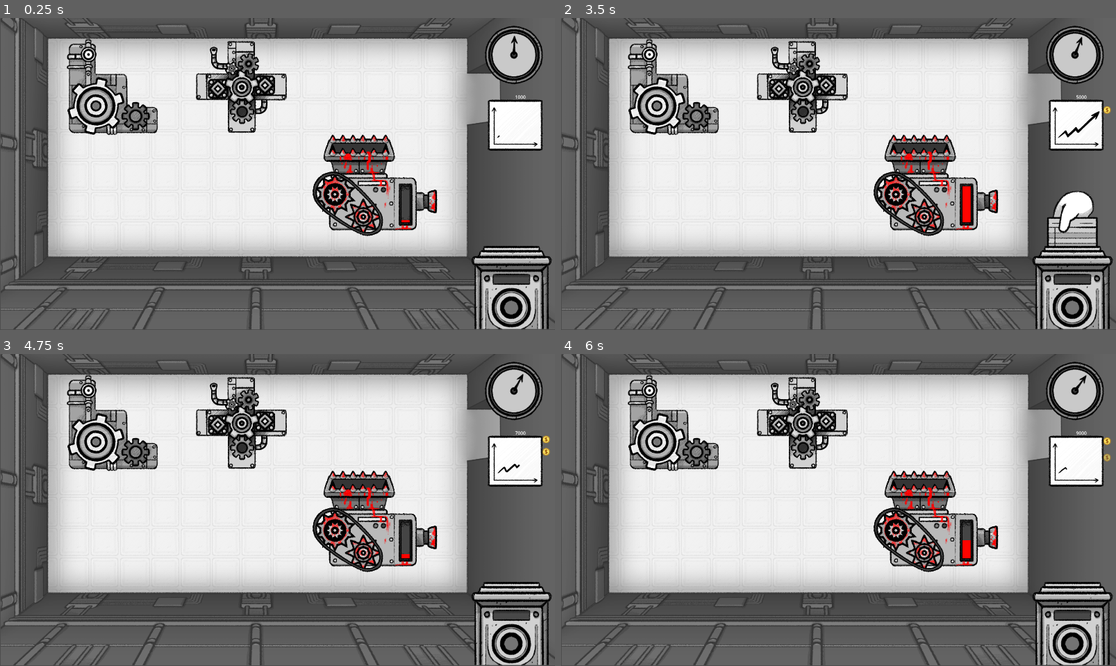
Above: before the commit, frames 1-4 (two rows, left to right).
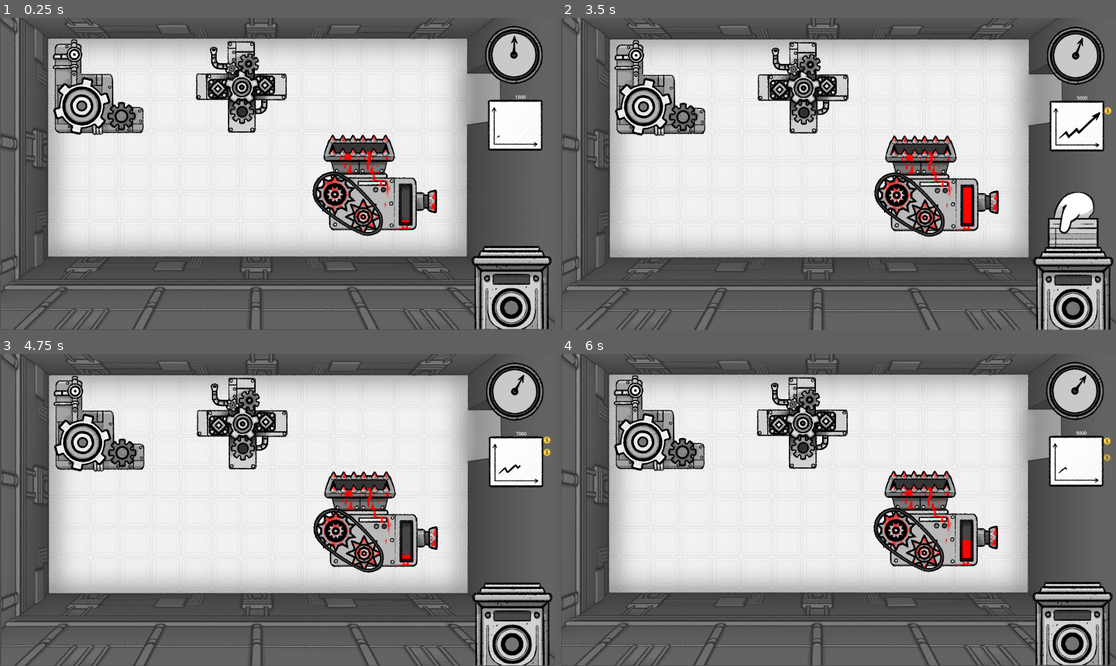
Above: after the commit, the same moments.

Repository: Aeropulu/LaHordeJam
Game: Godot game, scene res://scenes/usine.tscn
Two runs of this game, one before a commit and one after it. Both use one fixed random seed, a clock stepped at 60 frames per second and the inputs below. Sound files missing from this copy of the repository are replaced by a short silence.
Inputs (mouse positions are in pixels of both pictures, inside the frame that each line leads up to):
- Up to frame 1 (0.25 s): no input
- Up to frame 2 (3.5 s): tap Enter (ui_accept) at 0.5, 0.77, 1.52, 3.02 s; move the mouse to (672, 89) at 0.52 s; press the mouse at (672, 89) at 0.53 s; hold Right (ui_right) 0.53-2.03 s; move the mouse to (805, 89) at 1.27 s; release the mouse at (805, 89) at 1.28 s; click (805, 89) at 1.35 s; move the mouse to (938, 186) at 2.02 s; press the mouse at (938, 186) at 2.03 s; hold Left (ui_left) 2.03-2.78 s; move the mouse to (1071, 286) at 2.77 s; release the mouse at (1071, 286) at 2.78 s; hold Right (ui_right) from 2.78 s (still down); click (1071, 286) at 2.85 s
- Up to frame 3 (4.75 s): move the mouse to (444, 556) at 3.52 s; press the mouse at (444, 556) at 3.53 s; tap Enter (ui_accept) at 3.77, 4.52 s; move the mouse to (111, 463) at 4.27 s; release Right (ui_right) at 4.28 s; release the mouse at (111, 463) at 4.28 s; hold Left (ui_left) from 4.28 s (still down); click (111, 463) at 4.35 s
- Up to frame 4 (6 s): move the mouse to (866, 510) at 5.02 s; release Left (ui_left) at 5.03 s; press the mouse at (866, 510) at 5.03 s; hold Right (ui_right) 5.03-5.78 s; move the mouse to (755, 432) at 5.77 s; release the mouse at (755, 432) at 5.78 s; hold Left (ui_left) from 5.78 s (still down); click (755, 432) at 5.85 s

The runs differ from the first frame. In frame 1, 3.1% of the frame differs, in the area x 9-29%, y 6-38%; in frame 2, 16%, in the area x 0-100%, y 0-100%; in frame 3, 14%; in frame 4, 3.1%.

Commit message:
positioning

Diff:
--- /dev/null
+++ b/scenes/Camera2D.gd
@@ -0,0 +1,20 @@
+extends Camera2D
+
+var _signal = 1
+var frequency = 8.0
+var shakingDuration = 30
+var shakingTimer = 0
+
+func _ready():
+	pass # Replace with function body.
+
+func _process(delta):
+	if shakingTimer > 0 :#&& (global_position.y == 432 || global_position.y == 0):
+		if fmod(shakingTimer, frequency) == 0:
+			var horizontalAmplitude = randf_range(2.0,3.0)
+			var verticalAmplitude = randf_range(2.0,3.0)
+			_signal *= -1
+			set_offset(Vector2(horizontalAmplitude*_signal + 960,verticalAmplitude*_signal + 540))
+		shakingTimer -= 1
+	else:
+		set_offset(Vector2(960,540))
--- a/scenes/TextureProgressBar.gd
+++ b/scenes/TextureProgressBar.gd
@@ -2,11 +2,13 @@
 
 var global_capital = 0
 var _death_effect: PackedScene = preload("res://scenes/vfx/blood_effect.tscn")
+var shakingTime = 100
 
 func generate_death(capital):
 	#Create effect
 	var effect = _death_effect.instantiate()
 	add_child(effect)
+	%Camera2D.shakingTimer = shakingTime
 	#GLOBAl SCORE
 	global_capital += capital
 
--- a/scenes/broyeuse.tscn
+++ b/scenes/broyeuse.tscn
@@ -40,19 +40,19 @@
 sprite_frames = SubResource("SpriteFrames_i814x")
 
 [node name="1" parent="Slots" index="0"]
-position = Vector2(-218, 105)
+position = Vector2(-99, -193)
 
 [node name="2" parent="Slots" index="1"]
-position = Vector2(-282, 64)
+position = Vector2(-52, -229)
 
 [node name="3" parent="Slots" index="2"]
-position = Vector2(-290, -4)
+position = Vector2(18, -239)
 
 [node name="4" parent="Slots" index="3"]
-position = Vector2(-284, -82)
+position = Vector2(83, -247)
 
 [node name="5" parent="Slots" index="4"]
-position = Vector2(-246, -166)
+position = Vector2(148, -257)
 
 [node name="6" parent="Slots" index="5"]
-position = Vector2(-187, -221)
+position = Vector2(222, -261)
--- a/scenes/machineA.tscn
+++ b/scenes/machineA.tscn
@@ -40,19 +40,25 @@
 sprite_frames = SubResource("SpriteFrames_dra8d")
 
 [node name="1" parent="Slots" index="0"]
-position = Vector2(96, -97)
+position = Vector2(28, -141)
 
 [node name="2" parent="Slots" index="1"]
-position = Vector2(104, 100)
+position = Vector2(30, 138)
 
 [node name="3" parent="Slots" index="2"]
-position = Vector2(-95, 101)
+position = Vector2(-140, 27)
 
 [node name="4" parent="Slots" index="3"]
-position = Vector2(-111, -92)
+position = Vector2(137, -23)
 
 [node name="5" parent="Slots" index="4"]
-position = Vector2(188, -8)
+position = Vector2(-23, -137)
 
 [node name="6" parent="Slots" index="5"]
-position = Vector2(-199, 4)
+position = Vector2(-140, -27)
+
+[node name="7" type="Node2D" parent="Slots" index="6"]
+position = Vector2(136, 22)
+
+[node name="8" type="Node2D" parent="Slots" index="7"]
+position = Vector2(-22, 141)
--- a/scenes/usine.tscn
+++ b/scenes/usine.tscn
@@ -53,6 +53,7 @@
 [ext_resource type="Texture2D" uid="uid://bsvcaxgf0rkfu" path="res://assets/sprites/UI/market/market00008.png" id="52_hseva"]
 [ext_resource type="Texture2D" uid="uid://bnihiejo1jstw" path="res://assets/sprites/UI/market/market00009.png" id="53_xhokx"]
 [ext_resource type="Texture2D" uid="uid://cwpx315xj1umg" path="res://assets/sprites/UI/market/market00010.png" id="54_4tftg"]
+[ext_resource type="Script" path="res://scenes/Camera2D.gd" id="54_r10u0"]
 
 [sub_resource type="RectangleShape2D" id="RectangleShape2D_v54bu"]
 size = Vector2(338, 326)
@@ -228,7 +229,25 @@
 [node name="TextEffect" parent="." instance=ExtResource("20_8gw2c")]
 
 [node name="Machine" parent="." instance=ExtResource("25_t0uso")]
-position = Vector2(389, 239)
+position = Vector2(340, 239)
+
+[node name="1" parent="Machine/Slots" index="0"]
+position = Vector2(148, 107)
+
+[node name="2" parent="Machine/Slots" index="1"]
+position = Vector2(-131, -136)
+
+[node name="3" parent="Machine/Slots" index="2"]
+position = Vector2(-123, -38)
+
+[node name="4" parent="Machine/Slots" index="3"]
+position = Vector2(31, -20)
+
+[node name="5" parent="Machine/Slots" index="4"]
+position = Vector2(-126, 136)
+
+[node name="6" parent="Machine/Slots" index="5"]
+position = Vector2(29, 144)
 
 [node name="Machine2" parent="." instance=ExtResource("26_uqcj8")]
 position = Vector2(835, 239)
@@ -314,7 +333,9 @@
 frame_progress = 0.411369
 
 [node name="Camera2D" type="Camera2D" parent="."]
-position = Vector2(960, 540)
+unique_name_in_owner = true
+offset = Vector2(960, 540)
+script = ExtResource("54_r10u0")
 
 [connection signal="input_event" from="MachineA" to="MachineA" method="_on_input_event"]
 [connection signal="input_event" from="MachineB" to="MachineB" method="_on_input_event"]
Not shown: 2 places in scenes/usine.tscn that only renumber resources
